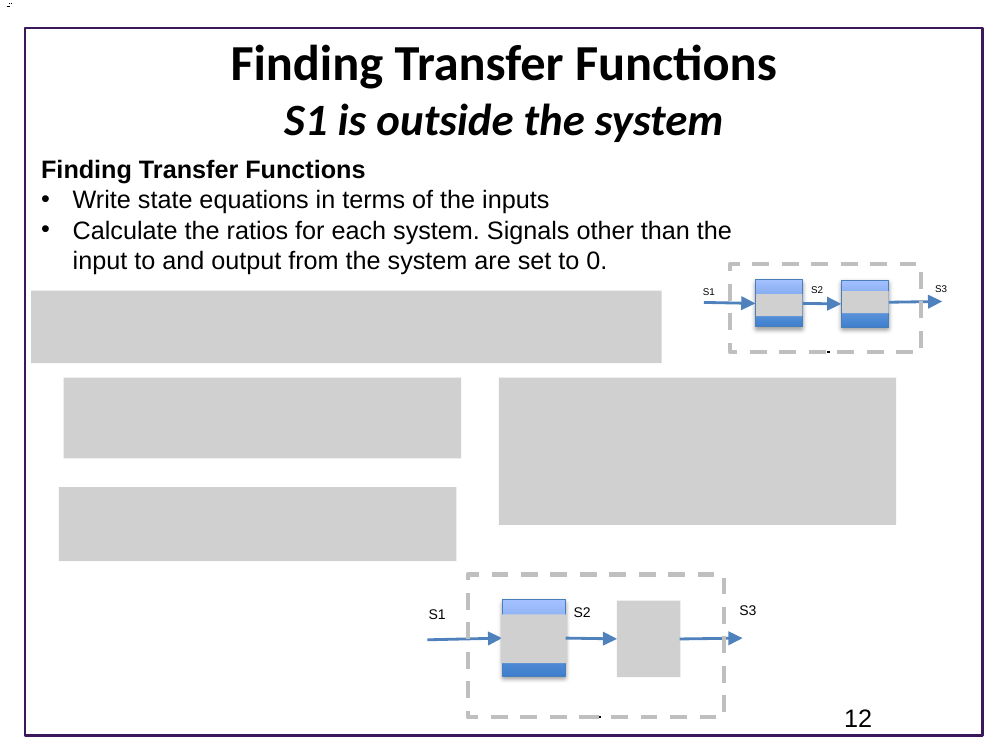
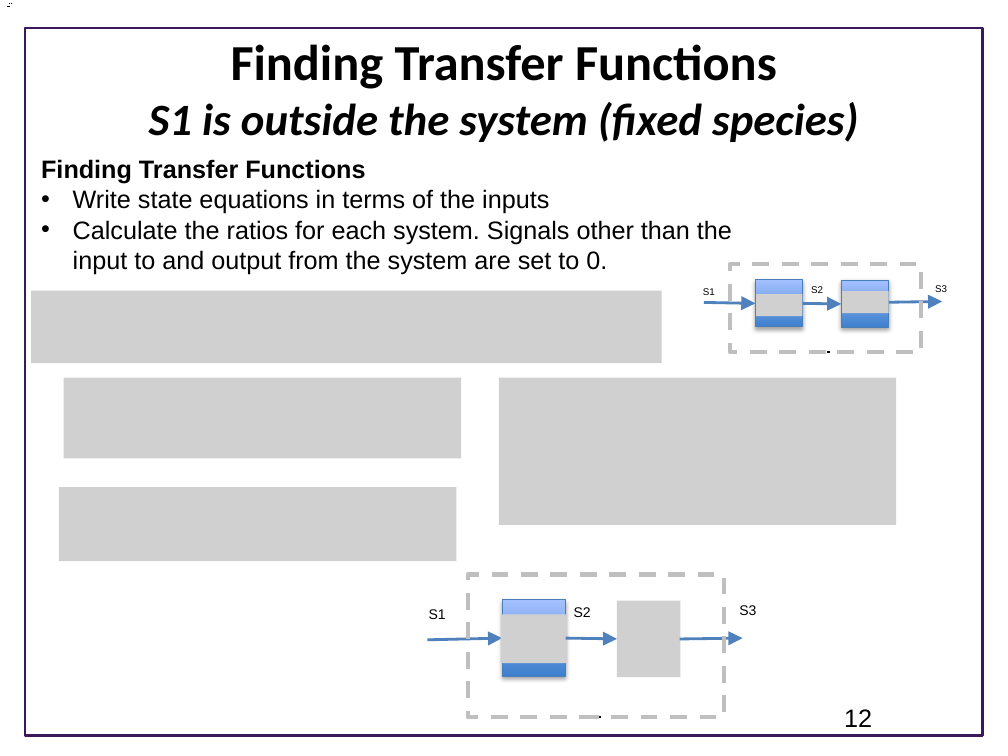
Before and after one commit to joseph-hellerstein/advanced-controls-lectures, a slide deck: slide 12 of Lecture_8-Analysis-Using-Block-Diagrams/Analysis-Using-Block-Diagrams.pptx. Drawn at 1008x756 pixels with LibreOffice and Linux fonts; fonts in the diff are those of the drawing; grey boxes stand for pictures; background and template pictures are left out. Boxes give left, top, right and bottom in pixels: in the first picture for what was removed or moved away, otherwise in the second. Text is boxed around its words. In the diff, an @@ line names an element or a change of style, - is before the commit and + after.

```diff
--- a/Lecture_8-Analysis-Using-Block-Diagrams/Analysis-Using-Block-Diagrams.pptx
+++ b/Lecture_8-Analysis-Using-Block-Diagrams/Analysis-Using-Block-Diagrams.pptx
@@ title at box(149, 44, 858, 142): text changed; size 36 to 32 pt; italic on @@
-Finding Transfer Functions
-S1 is outside the system
+Finding Transfer Functions
+S1 is outside the system (fixed species)
```
Also in this commit, not shown: 1 other slide changed, 1 other file.
